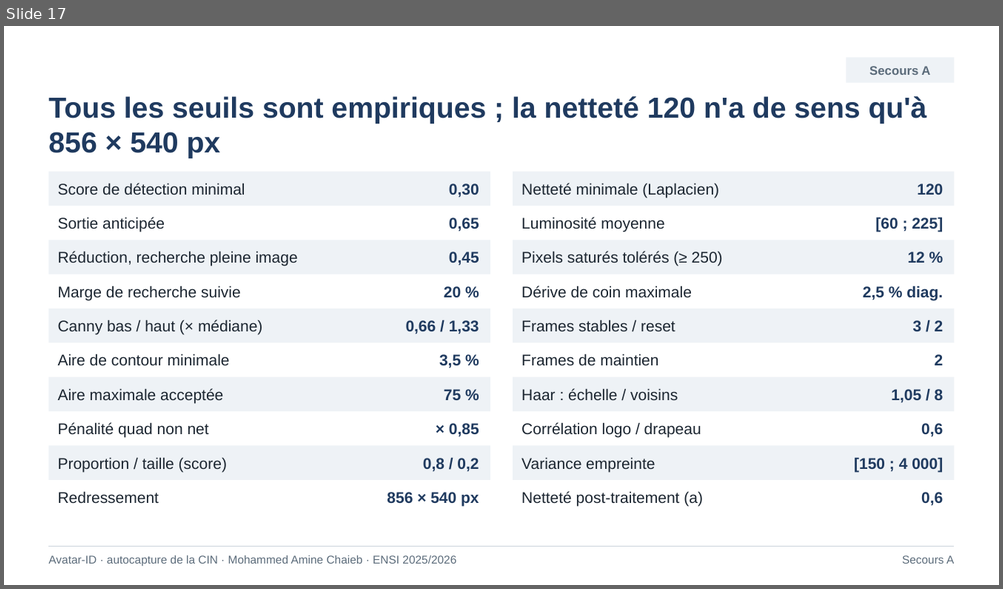
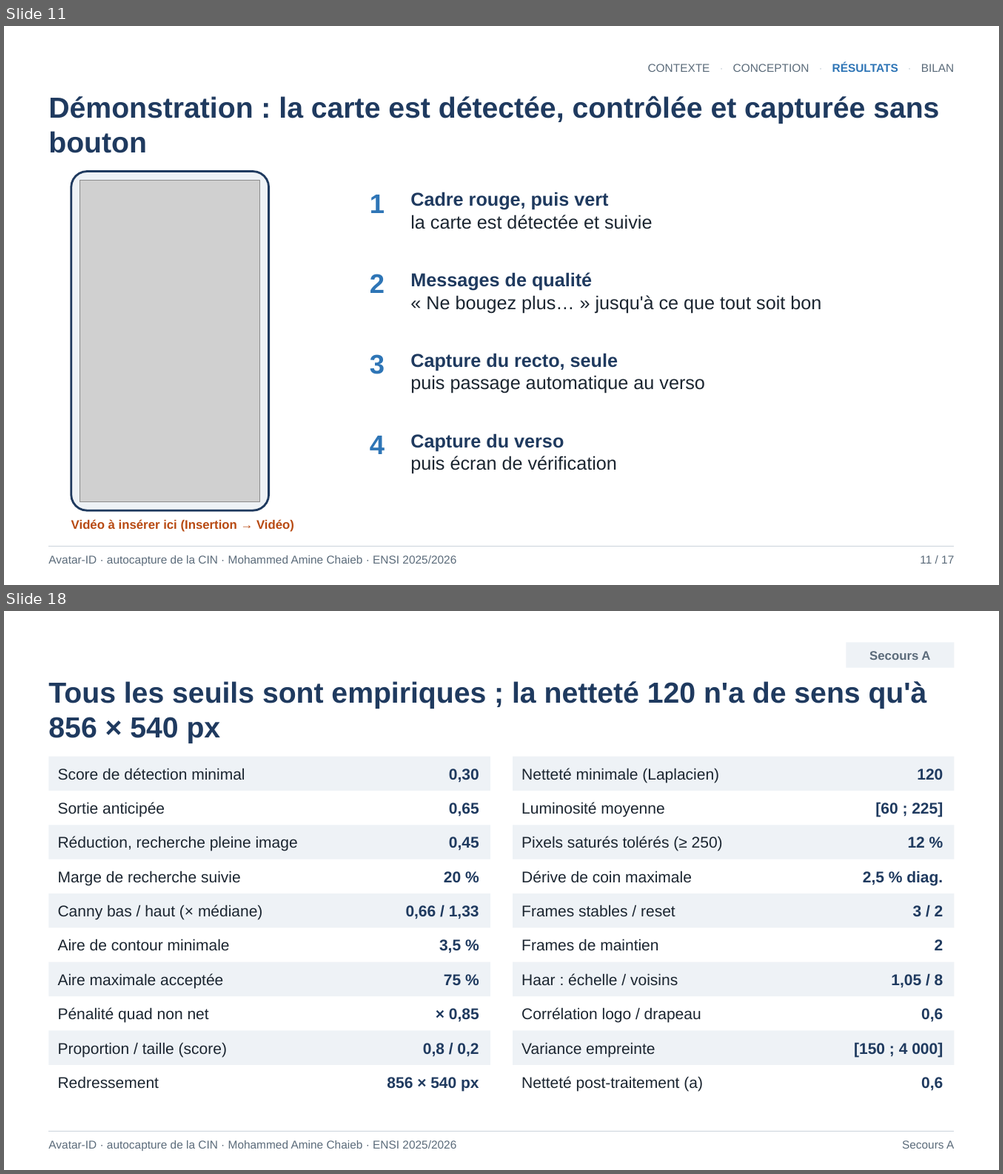
Before and after one commit to mohammedaminechaieb/detection_cin, a slide deck: Soutenance_Stage_ENSI_Final.pptx. Shown one above the other, each under a label of ours: slide 17 before the commit, slides 11 and 18 after it; the slides between them are not shown. The pictures are 1003x589 and 1003x1174 pixels, drawn with LibreOffice and Linux fonts; fonts in the diff are those of the drawing; grey boxes stand for pictures. Boxes give left, top, right and bottom in pixels: in the first picture for what was removed or moved away, otherwise in the second. Text is boxed around its words. In the diff, an @@ line names an element or a change of style, - is before the commit and + after.

```diff
--- a/Soutenance_Stage_ENSI_Final.pptx
+++ b/Soutenance_Stage_ENSI_Final.pptx
@@ slide 11 added at (4,26,999,585), background #FFFFFF @@
@@ text added at (648,63,954,72), 11 pt, text #5B6B7A @@
+CONTEXTE · CONCEPTION · RÉSULTATS · BILAN
@@ text added at (48,96,939,153), 28 pt, text #1F3A5F, bold @@
+Démonstration : la carte est détectée, contrôlée et capturée sans bouton
@@ rounded rectangle added at (71,172,269,511), fill #EEF2F6, outline #1F3A5F 2 pt @@
@@ picture added at (80,181,260,502) @@
@@ text added at (370,195,384,213), 26 pt, text #2E75B6, bold @@
+1
@@ text added at (410,192,652,230), 18 pt, text #1B2530 @@
+Cadre rouge, puis vert
+la carte est détectée et suivie
@@ text added at (370,274,384,293), 26 pt, text #2E75B6, bold @@
+2
@@ text added at (410,272,821,313), 18 pt, text #1B2530 @@
+Messages de qualité
+« Ne bougez plus… » jusqu'à ce que tout soit bon
@@ text added at (370,355,384,375), 26 pt, text #2E75B6, bold @@
+3
@@ text added at (410,353,705,394), 18 pt, text #1B2530 @@
+Capture du recto, seule
+puis passage automatique au verso
@@ text added at (370,436,384,454), 26 pt, text #2E75B6, bold @@
+4
@@ text added at (410,434,617,474), 18 pt, text #1B2530 @@
+Capture du verso
+puis écran de vérification
@@ text added at (71,520,294,532), 12 pt, text #B84A12, bold @@
+Vidéo à insérer ici (Insertion → Vidéo)
@@ line added from (48, 547) to (954, 547), #CBD3DB 0.75 pt @@
@@ text added at (48,556,456,566), 11 pt, text #5B6B7A @@
+Avatar-ID · autocapture de la CIN · Mohammed Amine Chaieb · ENSI 2025/2026
@@ text added at (919,556,953,564), 11 pt, text #5B6B7A @@
+11 / 17
@@ what was slide 17 is now slide 18 @@
```
Also in this commit, not shown: 15 slides changed, 14 other files.
